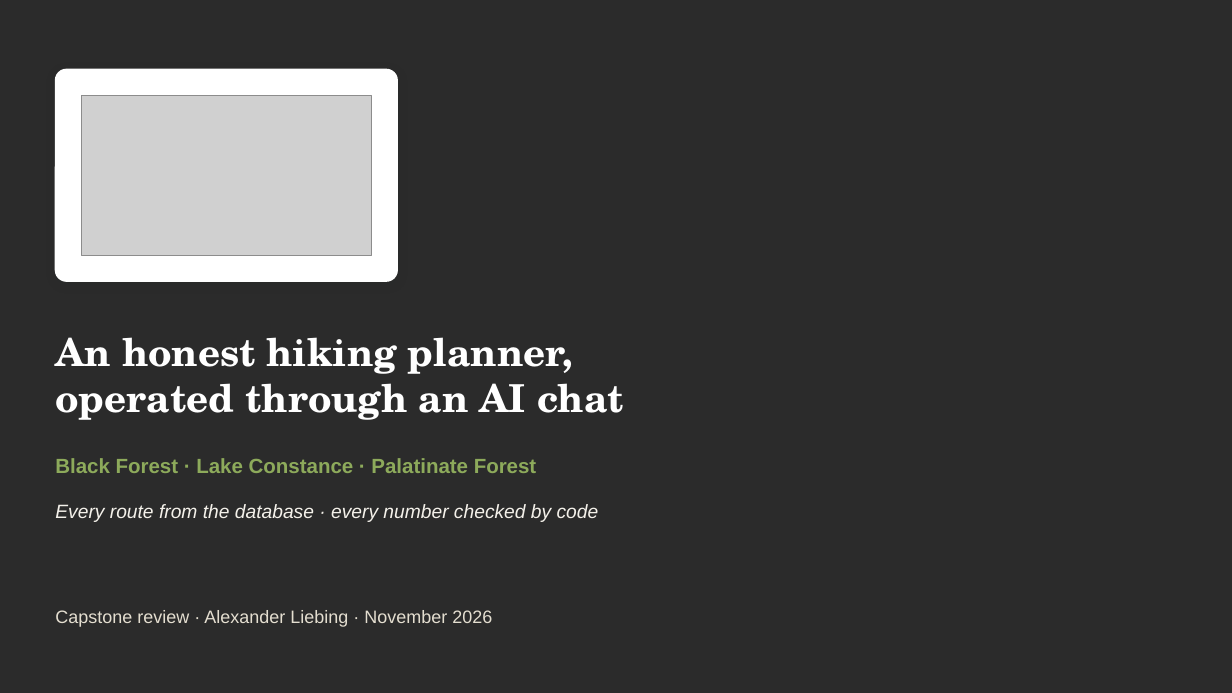
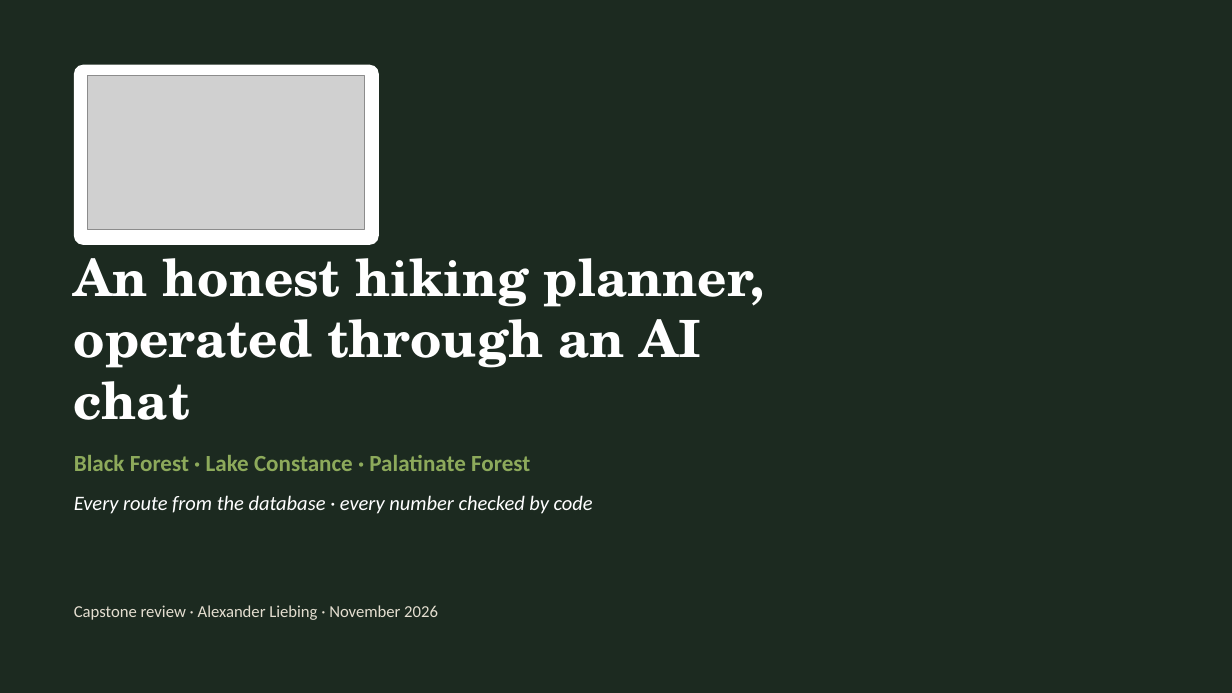
Before and after one commit to aliebing/hikesense, a slide deck: slide 1 of docs/presentation/hikesense-en.pptx. Drawn at 1232x693 pixels with LibreOffice and Linux fonts; fonts in the diff are those of the drawing; grey boxes stand for pictures; background and template pictures are left out; a plain dark background stands for a picture behind light text. Boxes give left, top, right and bottom in pixels: in the first picture for what was removed or moved away, otherwise in the second. Text is boxed around its words. In the diff, an @@ line names an element or a change of style, - is before the commit and + after.

```diff
--- a/docs/presentation/hikesense-en.pptx
+++ b/docs/presentation/hikesense-en.pptx
@@ rectangle added at <box>0,0,1232,693</box>, fill #1C2A20 at 55% opacity @@
@@ rounded rectangle: place and size @@
-rounded rectangle at <box>55,69,397,281</box>
+rounded rectangle at <box>74,65,379,245</box>
@@ rounded rectangle at <box>74,65,379,245</box>: outline #FFFFFF 1 pt to none; shadow off; proportions changed @@
@@ picture: place and size @@
-picture at <box>81,95,372,255</box>
+picture at <box>88,76,365,229</box>
@@ title "An honest hiking planner, operated ...": place and size @@
-title "An honest hiking planner, operated ..." at <box>55,337,624,420</box>
+title "An honest hiking planner, operated ..." at <box>74,243,765,420</box>
@@ title "An honest hiking planner, operated ..." at <box>74,243,765,420</box>: size 30 to 40 pt; vertical alignment top to bottom @@
@@ text "Black Forest · Lake Constance ...": place and size @@
-text "Black Forest · Lake Constance ..." at <box>55,458,537,473</box>
+text "Black Forest · Lake Constance ..." at <box>74,455,530,471</box>
@@ text "Black Forest · Lake Constance ..." at <box>74,455,530,471</box>: size 16 to 18 pt, font Arial to Calibri @@
@@ text "Every route from the database ...": place and size @@
-text "Every route from the database ..." at <box>55,504,599,522</box>
+text "Every route from the database ..." at <box>74,495,593,514</box>
@@ text "Every route from the database ..." at <box>74,495,593,514</box>: size 15 to 16 pt, font Arial to Calibri, text colour #F4F1EA to #FFFFFF @@
@@ text "Capstone review · Alexander Liebing ...": place and size @@
-text "Capstone review · Alexander Liebing ..." at <box>55,610,492,627</box>
+text "Capstone review · Alexander Liebing ..." at <box>74,605,438,620</box>
@@ text "Capstone review · Alexander Liebing ..." at <box>74,605,438,620</box>: size 14 to 13 pt, font Arial to Calibri @@
```
Also in this commit, not shown: 5 other slides changed, 3 slides added, 12 slides removed, 3 other files.
